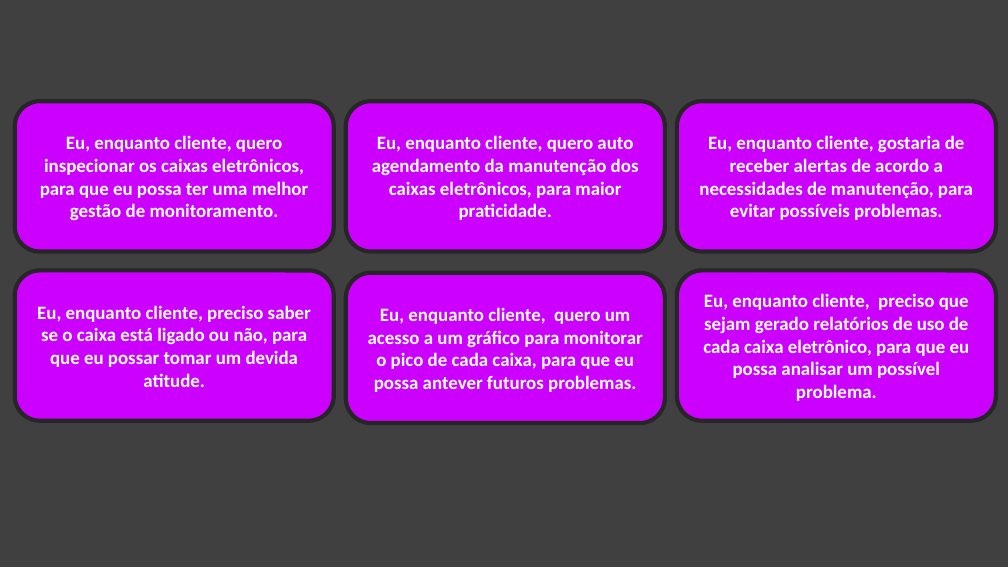
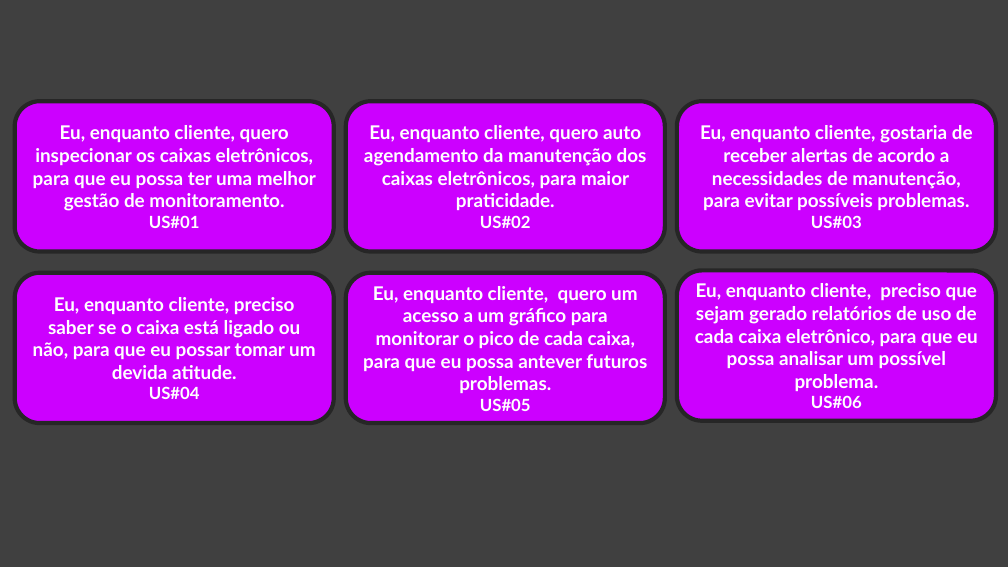
Before and after one commit to BandTec/CrasDefault-Grupo8, a slide deck: slide 1 of documentos/historia dos ruser.pptx. Drawn at 1008x567 pixels with LibreOffice and Linux fonts; fonts in the diff are those of the drawing. Boxes give left, top, right and bottom in pixels: in the first picture for what was removed or moved away, otherwise in the second. Text is boxed around its words. In the diff, an @@ line names an element or a change of style, - is before the commit and + after.

```diff
--- a/documentos/historia dos ruser.pptx
+++ b/documentos/historia dos ruser.pptx
@@ text in rounded rectangle at <box>33,125,316,211</box>: font Calibri to Lato @@
@@ text in rounded rectangle at <box>364,125,647,211</box>: font Calibri to Lato @@
@@ text in rounded rectangle at <box>700,125,973,211</box>: font Calibri to Lato @@
@@ text in rounded rectangle at <box>149,215,200,228</box>: paragraph added @@
+US#01
@@ text in rounded rectangle at <box>480,215,531,228</box>: paragraph added @@
+US#02
@@ text in rounded rectangle at <box>811,215,862,228</box>: paragraph added @@
+US#03
@@ text in rounded rectangle at <box>33,297,315,379</box>: font Calibri to Lato @@
@@ text in rounded rectangle at <box>363,286,647,394</box>: font Calibri to Lato @@
@@ text in rounded rectangle at <box>695,283,978,392</box>: font Calibri to Lato @@
@@ text in rounded rectangle at <box>149,386,200,399</box>: paragraph added @@
+US#04
@@ text in rounded rectangle at <box>480,398,531,411</box>: paragraph added @@
+US#05
@@ text in rounded rectangle at <box>811,395,862,408</box>: paragraph added @@
+US#06
```
Also in this commit, not shown: 1 other file.
